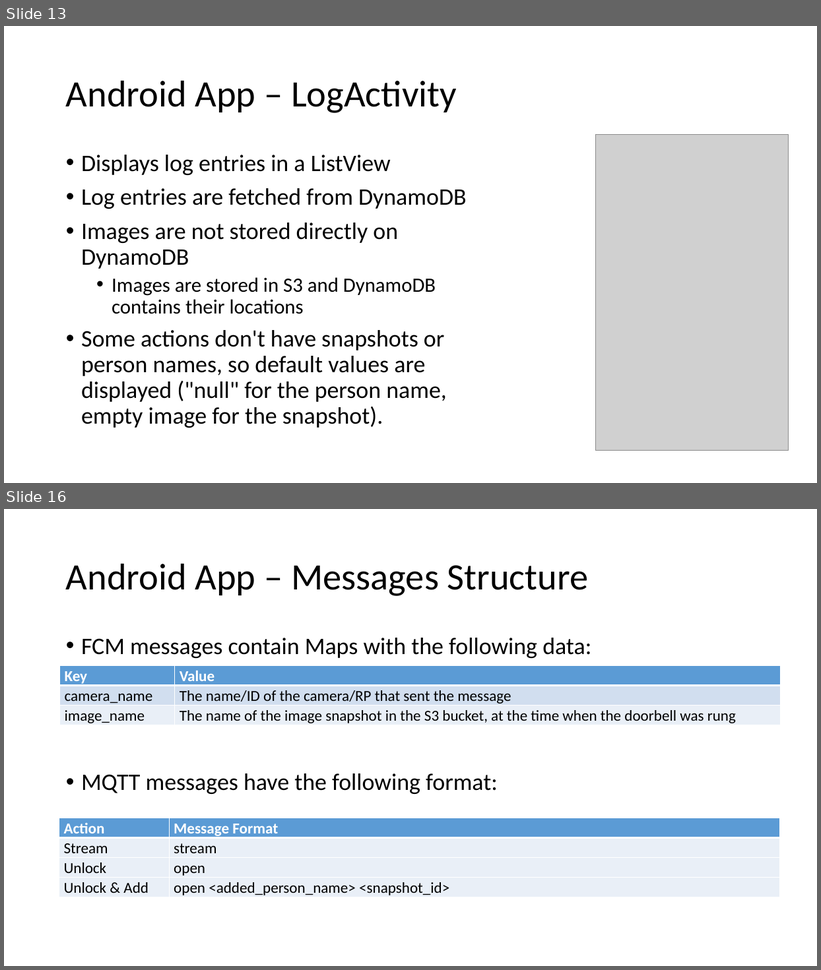
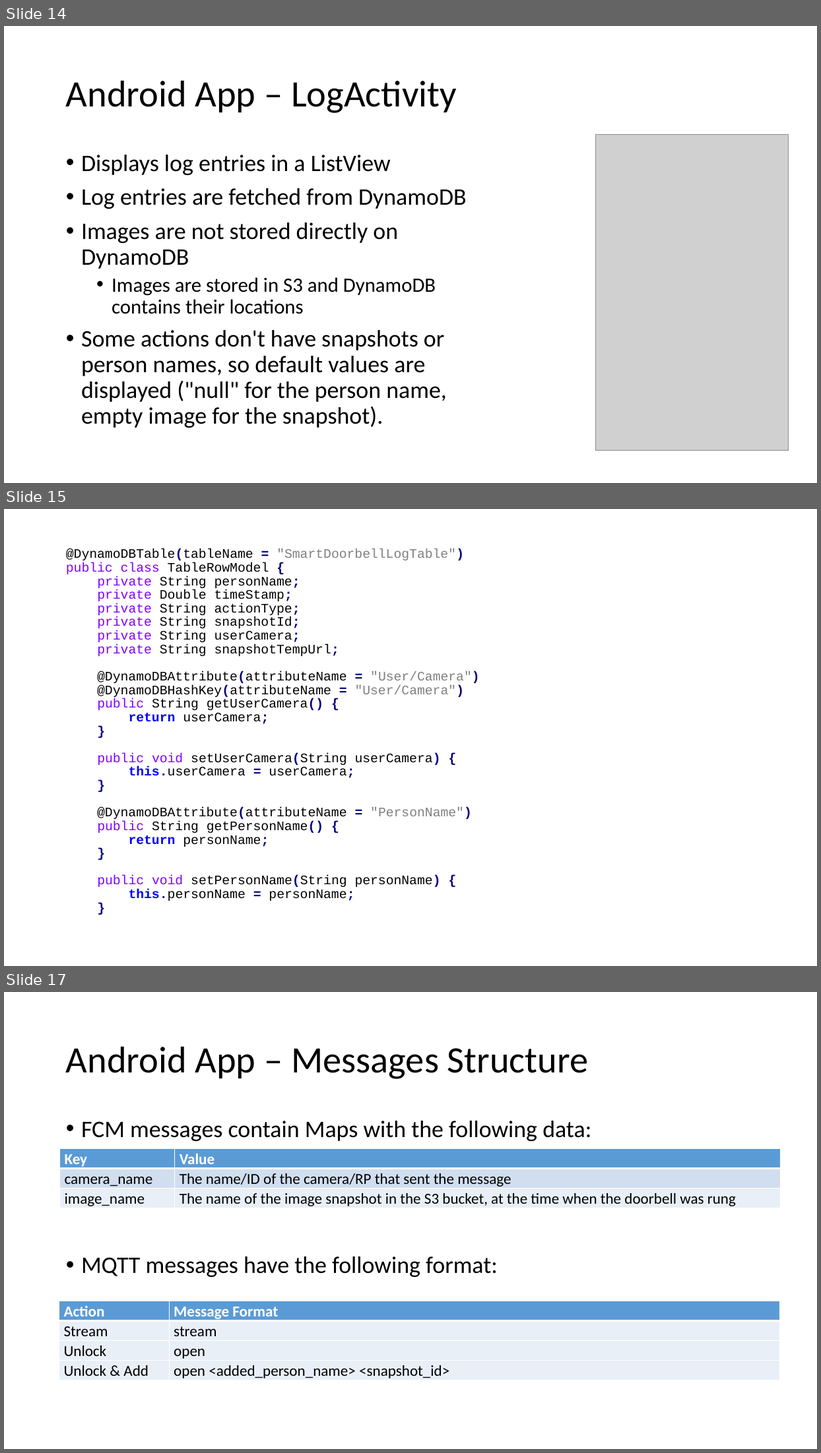
Before and after one commit to aamnony/Smart-Doorbell, a slide deck: docs/presentations/final.pptx. Shown one above the other, each under a label of ours: slides 13 and 16 before the commit, slides 14, 15 and 17 after it; the slides between them are not shown. The pictures are 821x970 and 821x1453 pixels, drawn with LibreOffice and Linux fonts; fonts in the diff are those of the drawing; grey boxes stand for pictures. Boxes give left, top, right and bottom in pixels: in the first picture for what was removed or moved away, otherwise in the second. Text is boxed around its words. In the diff, an @@ line names an element or a change of style, - is before the commit and + after.

```diff
--- a/docs/presentations/final.pptx
+++ b/docs/presentations/final.pptx
@@ slide 15 added at bbox=[4, 509, 817, 966], background #FFFFFF @@
@@ text added at bbox=[66, 549, 480, 901], 15.4 pt, text #000000 @@
+@DynamoDBTable(tableName = "SmartDoorbellLogTable")
+public class TableRowModel {
+private String personName;
+private Double timeStamp;
+private String actionType;
+private String snapshotId;
+private String userCamera;
+private String snapshotTempUrl;
+@DynamoDBAttribute(attributeName = "User/Camera")
+@DynamoDBHashKey(attributeName = "User/Camera")
+public String getUserCamera() {
+return userCamera;
+}
+public void setUserCamera(String userCamera) {
+this.userCamera = userCamera;
+}
+@DynamoDBAttribute(attributeName = "PersonName")
+public String getPersonName() {
+return personName;
+}
+public void setPersonName(String personName) {
+this.personName = personName;
+}
@@ what was slide 13 is now slide 14 @@
@@ what was slide 16 is now slide 17 @@
```
Also in this commit, not shown: 2 slides changed, 6 other slides added.
